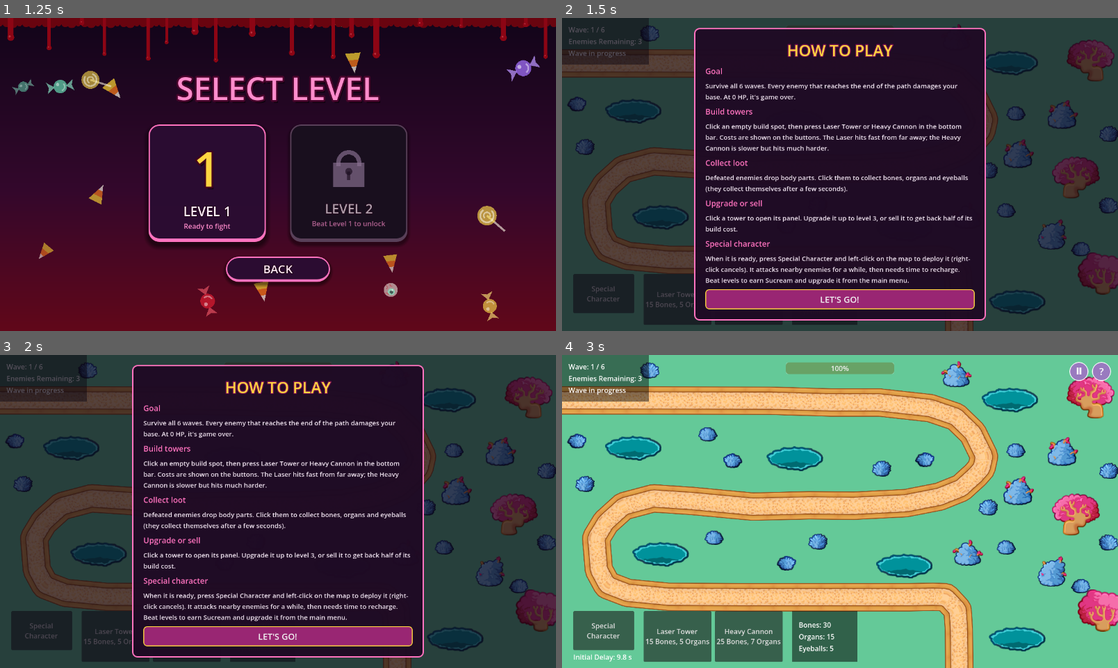
Above: before the commit, frames 1-4 (two rows, left to right).
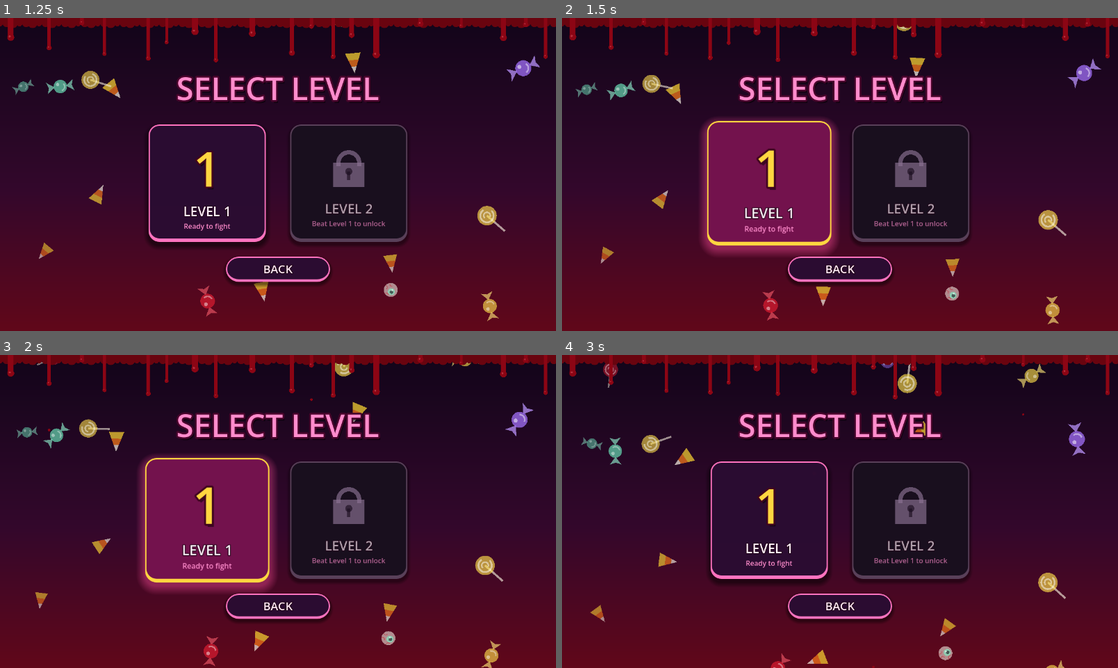
Above: after the commit, the same moments.

Repository: onion-40/candy-carnage
Game: Godot game, scene res://Scenes/MainMenu.tscn
Two runs of this game, one before a commit and one after it. Both use one fixed random seed, a clock stepped at 60 frames per second and the inputs below.
Inputs (mouse positions are in pixels of both pictures, inside the frame that each line leads up to):
- Up to frame 1 (1.25 s): click "PLAY" at 0.5 s
- Up to frame 2 (1.5 s): click (767, 183) at 1.25 s
- Up to frame 3 (2 s): no input
- Up to frame 4 (3 s): click (767, 520) at 2.02 s; click (840, 636) at 2.75 s, where only the run before the commit has a clickable "LET'S GO!"

Frame 1 is identical in both runs. In frame 2, 78% of the frame differs, in the area x 0-100%, y 0-100%; in frame 3, 78%; in frame 4, 100%.
Error after the commit: Invalid access to property or key 'LEVEL_1_MUSIC' on a base object of type 'Node (MusicManager.gd)'. (res://Scripts/Scenes/LevelSelect.gd:39)

Commit message:
lessen file size of music and exe

Diff:
--- a/Scenes/main.tscn
+++ b/Scenes/main.tscn
@@ -5,6 +5,7 @@
 [ext_resource type="Script" uid="uid://cxfnol4rrkplv" path="res://Scenes/bottom_hud.gd" id="5_kry3j"]
 [ext_resource type="Script" uid="uid://d36s1hgw7srlt" path="res://Scenes/game_over_screen.gd" id="6_gmovr"]
 [ext_resource type="PackedScene" uid="uid://dwm1ogo4gq0a" path="res://Scenes/WaveHUD.tscn" id="7_6bp64"]
+[ext_resource type="AudioStream" uid="uid://1v2usftdea7b" path="res://Assets/Music/Lvl1.mp3" id="8_344ge"]
 [ext_resource type="Script" uid="uid://rln2sh71lq43" path="res://Scenes/victory_screen.gd" id="8_vctry"]
 [ext_resource type="Script" uid="uid://b7udtmxic72u7" path="res://Scenes/how_to_play.gd" id="9_howto"]
 
@@ -272,3 +273,6 @@
 grow_vertical = 2
 mouse_filter = 2
 script = ExtResource("9_howto")
+
+[node name="AudioStreamPlayer" type="AudioStreamPlayer" parent="." unique_id=1915797611]
+stream = ExtResource("8_344ge")
--- a/Scripts/MusicManager.gd
+++ b/Scripts/MusicManager.gd
@@ -1,30 +1,27 @@
-
 extends Node
 
 var music_player: AudioStreamPlayer
 var sfx_player: AudioStreamPlayer
 
 const MENU_MUSIC = preload("res://Assets/Music/Menu.mp3")
-const LEVEL_1_MUSIC = preload("res://Assets/Music/Lvl1.mp3")
-const LEVEL_2_MUSIC = preload("res://Assets/Music/Lvl2.mp3")
-
+const GAME_MUSIC = preload("res://Assets/Music/Lvl1.mp3")
 const VICTORY_SOUND = preload("res://Assets/Music/victory.mp3")
 const GAMEOVER_SOUND = preload("res://Assets/Music/GameOver.mp3")
 
+
+
 func _ready() -> void:
-	# Background music player
 	music_player = AudioStreamPlayer.new()
 	music_player.name = "MusicPlayer"
 	add_child(music_player)
+	music_player.volume_db = -8.0
 
-	music_player.volume_db = -8.0
-	play_music(MENU_MUSIC)
-
-	# Sound effects player
 	sfx_player = AudioStreamPlayer.new()
 	sfx_player.name = "SFXPlayer"
 	sfx_player.process_mode = Node.PROCESS_MODE_ALWAYS
 	add_child(sfx_player)
+
+	play_music(MENU_MUSIC)
 
 
 func play_music(music: AudioStream) -> void:
Not shown, removed: Assets/Music/Lvl2.mp3.import
Not shown, changed: Assets/Music/GameOver.mp3
Not shown, changed: Assets/Music/Lvl1.mp3
Not shown, removed: Assets/Music/Lvl2.mp3
Not shown, changed: Assets/Music/Menu.mp3
Not shown, changed: Assets/Music/victory.mp3
Not shown, changed: Candy Carnage.exe
